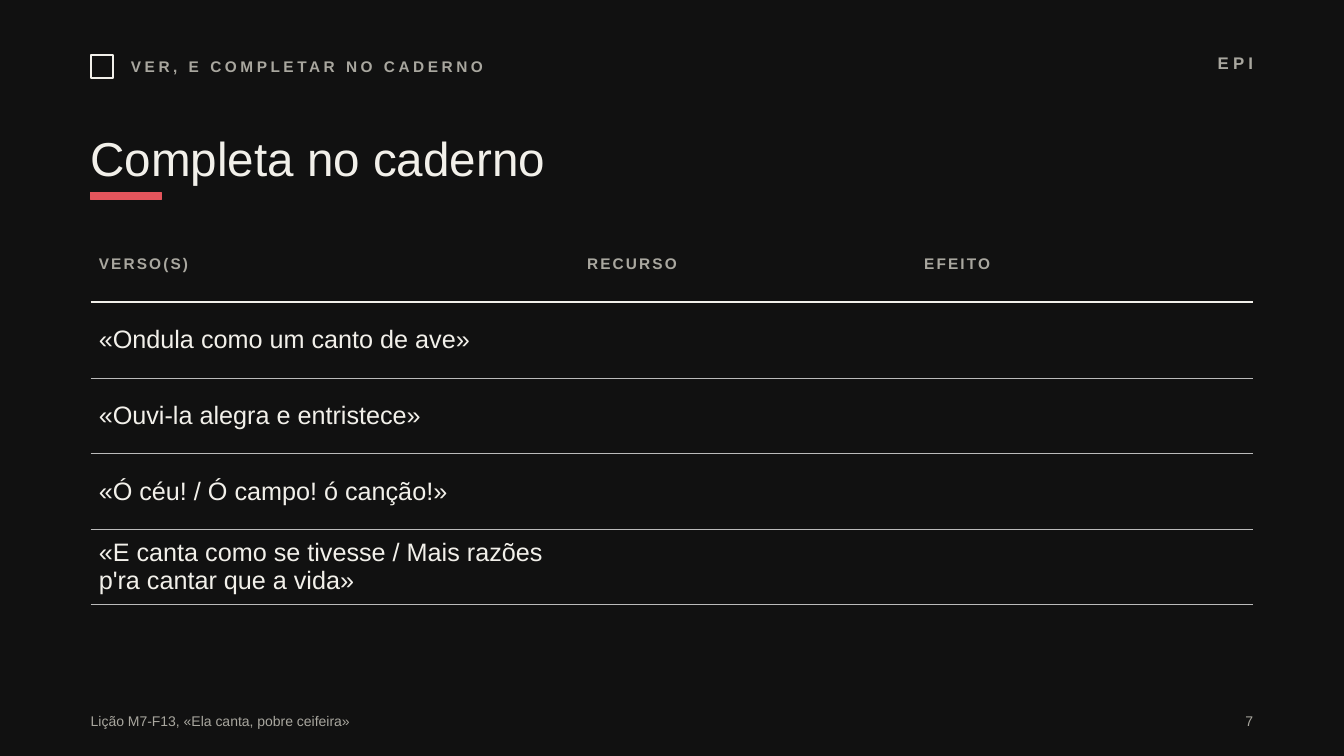
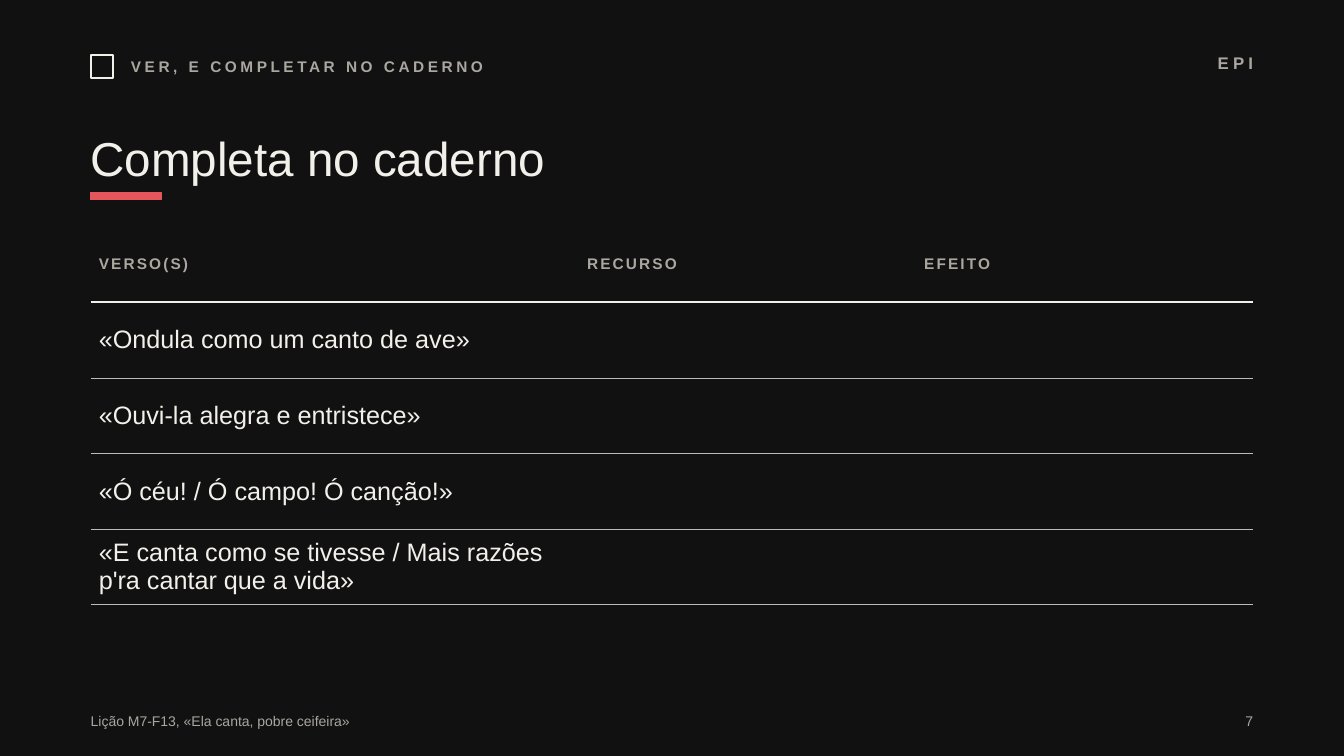
Before and after one commit to pedrohfernandes-klk/pt, a slide deck: slide 7 of m7/diapositivos/sessao-03-m7-f13.pptx. Drawn at 1344x756 pixels with LibreOffice and Linux fonts; fonts in the diff are those of the drawing. Boxes give left, top, right and bottom in pixels: in the first picture for what was removed or moved away, otherwise in the second. Text is boxed around its words. In the diff, an @@ line names an element or a change of style, - is before the commit and + after.

```diff
--- a/m7/diapositivos/sessao-03-m7-f13.pptx
+++ b/m7/diapositivos/sessao-03-m7-f13.pptx
@@ table at (91,227,1252,599) @@
-row 4, column 1: «Ó céu! / Ó campo! ó canção!»
+row 4, column 1: «Ó céu! / Ó campo! Ó canção!»
```
Also in this commit, not shown: 1 other slide changed, 8 other files.
